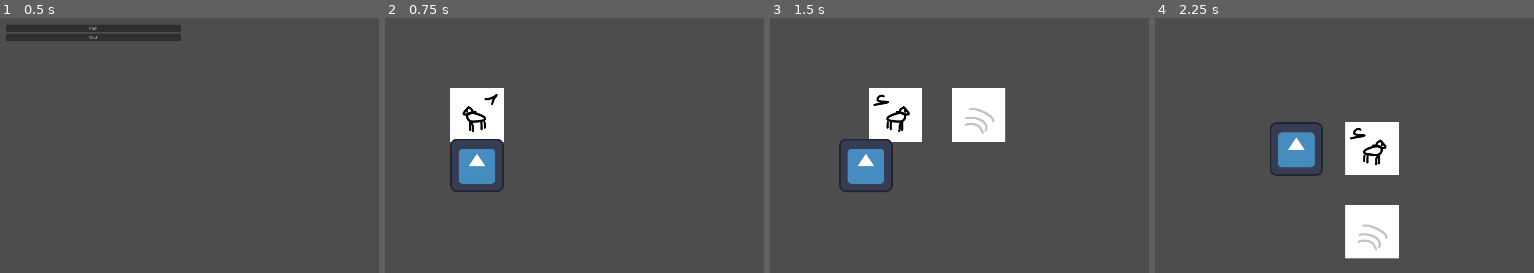
Above: before the commit, frames 1-4 (left to right).
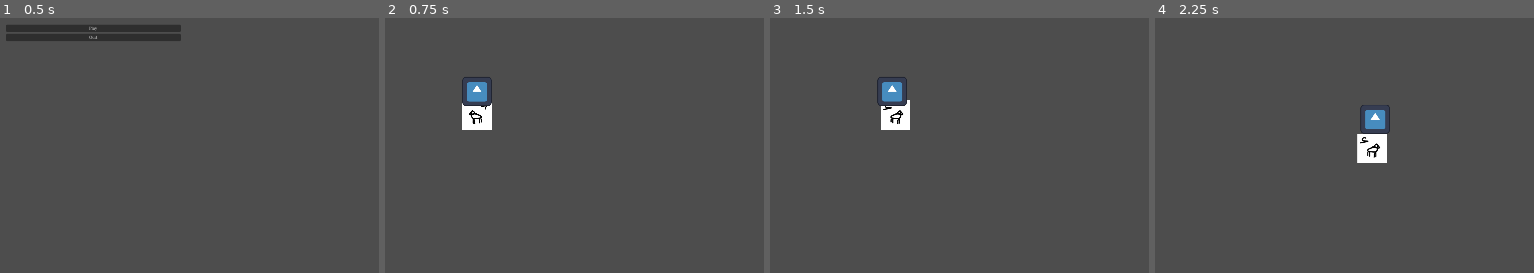
Above: after the commit, the same moments.

Repository: RobertKadak/GameCamp-2024
Game: Godot game, scene res://scenes/levels/menu.tscn
The game is run twice, just before and just after one commit, with the same random seed, the same clock (stepped at 60 frames per second) and the same inputs. Before the commit the project starts from res://Menu folder/menu.tscn. The engine's default icon, where the game draws it, is replaced by a stand-in: a white triangle on a blue panel in a dark square.
Inputs:
- Up to frame 1 (0.5 s): no input
- Up to frame 2 (0.75 s): click "Play" at 0.5 s
- Up to frame 3 (1.5 s): tap Enter at 1.25 s; hold D (move_right) from 1.28 s (still down); tap Space (attack_melee) at 1.35 s
- Up to frame 4 (2.25 s): release D (move_right) at 2.03 s; hold S (move_down) from 2.03 s (still down); tap Space (attack_melee) at 2.1 s

Frame 1 is identical in both runs. In frame 2, 4.2% of the frame differs, in the area x 17-32%, y 23-69%; in frame 3, 7.3%; in frame 4, 7.5%, in the area x 30-65%, y 34-95%.

Commit message:
Oompa Loompa``

Diff:
--- a/characters/player/player.tscn
+++ /dev/null
@@ -1,65 +0,0 @@
-[gd_scene load_steps=10 format=3 uid="uid://cjnjct76im3qy"]
-
-[ext_resource type="Script" path="res://characters/player/player.gd" id="1_cwafh"]
-[ext_resource type="Texture2D" uid="uid://s0fbcytcepcn" path="res://characters/player/player_melee_1.png" id="2_ctsnp"]
-[ext_resource type="Texture2D" uid="uid://dk6i1y2q74sli" path="res://characters/player/player_walk_1.png" id="2_o2l6d"]
-[ext_resource type="Texture2D" uid="uid://bjw1dqmpw1dj6" path="res://characters/player/player_melee_2.png" id="3_m4d4m"]
-[ext_resource type="Texture2D" uid="uid://dusmyi12gw21t" path="res://characters/player/player_walk_2.png" id="3_wjyxv"]
-
-[sub_resource type="SpriteFrames" id="SpriteFrames_wbfjh"]
-animations = [{
-"frames": [{
-"duration": 1.0,
-"texture": ExtResource("2_o2l6d")
-}, {
-"duration": 1.0,
-"texture": ExtResource("3_wjyxv")
-}],
-"loop": true,
-"name": &"walk",
-"speed": 6.0
-}]
-
-[sub_resource type="RectangleShape2D" id="RectangleShape2D_f42hs"]
-size = Vector2(128, 128)
-
-[sub_resource type="SpriteFrames" id="SpriteFrames_1hmyh"]
-animations = [{
-"frames": [{
-"duration": 1.0,
-"texture": ExtResource("2_ctsnp")
-}, {
-"duration": 1.0,
-"texture": ExtResource("3_m4d4m")
-}, {
-"duration": 1.0,
-"texture": ExtResource("2_ctsnp")
-}],
-"loop": true,
-"name": &"melee",
-"speed": 17.0
-}]
-
-[sub_resource type="RectangleShape2D" id="RectangleShape2D_ae8bp"]
-size = Vector2(128, 128)
-
-[node name="CharacterBody2D" type="CharacterBody2D"]
-script = ExtResource("1_cwafh")
-
-[node name="WalkingAnimatedSprite2D" type="AnimatedSprite2D" parent="."]
-sprite_frames = SubResource("SpriteFrames_wbfjh")
-animation = &"walk"
-frame_progress = 0.977247
-
-[node name="CollisionShape2D" type="CollisionShape2D" parent="."]
-shape = SubResource("RectangleShape2D_f42hs")
-
-[node name="Melee" type="Node2D" parent="."]
-
-[node name="MeleeAnimatedSprite2D" type="AnimatedSprite2D" parent="Melee"]
-sprite_frames = SubResource("SpriteFrames_1hmyh")
-animation = &"melee"
-frame_progress = 0.580207
-
-[node name="CollisionShape2D" type="CollisionShape2D" parent="Melee"]
-shape = SubResource("RectangleShape2D_ae8bp")
--- a/node_2d.tscn
+++ /dev/null
@@ -1,3 +0,0 @@
-[gd_scene format=3 uid="uid://m11d4m8hrlix"]
-
-[node name="Node2D" type="Node2D"]
--- a/project.godot
+++ b/project.godot
@@ -11,7 +11,7 @@
 [application]
 
 config/name="GameCamp-2024"
-run/main_scene="res://Menu folder/menu.tscn"
+run/main_scene="res://scenes/levels/menu.tscn"
 config/features=PackedStringArray("4.3", "Forward Plus")
 config/icon="res://icon.svg"
 
--- /dev/null
+++ b/scenes/components/health.tscn
@@ -0,0 +1,6 @@
+[gd_scene load_steps=2 format=3 uid="uid://dg2i7inyaqiov"]
+
+[ext_resource type="Script" path="res://scripts/component_scripts/health.gd" id="1_lxvna"]
+
+[node name="Health" type="Node2D"]
+script = ExtResource("1_lxvna")
--- /dev/null
+++ b/scenes/components/hitbox.tscn
@@ -0,0 +1,3 @@
+[gd_scene format=3 uid="uid://dl7yl4orupcnl"]
+
+[node name="Area2D" type="Area2D"]
--- /dev/null
+++ b/scenes/components/melee.tscn
@@ -0,0 +1,41 @@
+[gd_scene load_steps=8 format=3 uid="uid://c4sbkaqenf1dt"]
+
+[ext_resource type="Script" path="res://scripts/component_scripts/melee.gd" id="1_ig7o3"]
+[ext_resource type="Texture2D" uid="uid://s0fbcytcepcn" path="res://assets/player_melee_1.png" id="2_c5gay"]
+[ext_resource type="Texture2D" uid="uid://bjw1dqmpw1dj6" path="res://assets/player_melee_2.png" id="3_5h3n6"]
+[ext_resource type="PackedScene" uid="uid://dl7yl4orupcnl" path="res://scenes/components/hitbox.tscn" id="4_r1xc6"]
+[ext_resource type="Script" path="res://scripts/component_scripts/hitbox.gd" id="5_syjvp"]
+
+[sub_resource type="SpriteFrames" id="SpriteFrames_1hmyh"]
+animations = [{
+"frames": [{
+"duration": 1.0,
+"texture": ExtResource("2_c5gay")
+}, {
+"duration": 1.0,
+"texture": ExtResource("3_5h3n6")
+}, {
+"duration": 1.0,
+"texture": ExtResource("2_c5gay")
+}],
+"loop": true,
+"name": &"melee",
+"speed": 17.0
+}]
+
+[sub_resource type="RectangleShape2D" id="RectangleShape2D_d50un"]
+size = Vector2(129, 127.5)
+
+[node name="Melee" type="Node2D"]
+script = ExtResource("1_ig7o3")
+
+[node name="MeleeAnimatedSprite2D" type="AnimatedSprite2D" parent="."]
+sprite_frames = SubResource("SpriteFrames_1hmyh")
+animation = &"melee"
+frame_progress = 0.580207
+
+[node name="Area2D" parent="." instance=ExtResource("4_r1xc6")]
+script = ExtResource("5_syjvp")
+
+[node name="Hitbox" type="CollisionShape2D" parent="Area2D"]
+shape = SubResource("RectangleShape2D_d50un")
--- a/scenes/enemy.tscn
+++ /dev/null
@@ -1,17 +0,0 @@
-[gd_scene load_steps=3 format=3 uid="uid://bep843k7yixqs"]
-
-[ext_resource type="Script" path="res://scripts/enemy.gd" id="1_tmeau"]
-[ext_resource type="Texture2D" uid="uid://dw5dmyjvtghis" path="res://icon.svg" id="2_jwicp"]
-
-[node name="enemy" type="CharacterBody2D"]
-collision_layer = 2
-script = ExtResource("1_tmeau")
-
-[node name="Sprite2D" type="Sprite2D" parent="."]
-texture = ExtResource("2_jwicp")
-
-[node name="CollisionPolygon2D" type="CollisionPolygon2D" parent="."]
-polygon = PackedVector2Array(-60, -57, 61, -57, 61, 58, -59, 57)
-
-[node name="NavigationAgent2D" type="NavigationAgent2D" parent="."]
-path_postprocessing = 1
--- /dev/null
+++ b/scenes/enteties/enemy.tscn
@@ -0,0 +1,38 @@
+[gd_scene load_steps=8 format=3 uid="uid://bep843k7yixqs"]
+
+[ext_resource type="Script" path="res://scripts/entity_scripts/enemy.gd" id="1_kmofy"]
+[ext_resource type="Script" path="res://scripts/component_scripts/hitbox.gd" id="2_rqld6"]
+[ext_resource type="Texture2D" uid="uid://dw5dmyjvtghis" path="res://icon.svg" id="2_ymj8e"]
+[ext_resource type="PackedScene" uid="uid://dg2i7inyaqiov" path="res://scenes/components/health.tscn" id="3_v1yfp"]
+[ext_resource type="PackedScene" uid="uid://dl7yl4orupcnl" path="res://scenes/components/hitbox.tscn" id="4_ql7h7"]
+
+[sub_resource type="RectangleShape2D" id="RectangleShape2D_n1a7s"]
+size = Vector2(80.1136, 77.5682)
+
+[sub_resource type="RectangleShape2D" id="RectangleShape2D_0v3hb"]
+size = Vector2(166.364, 166.364)
+
+[node name="enemy" type="CharacterBody2D"]
+scale = Vector2(0.55, 0.55)
+collision_layer = 2
+script = ExtResource("1_kmofy")
+
+[node name="Shape" type="CollisionShape2D" parent="."]
+top_level = true
+shape = SubResource("RectangleShape2D_n1a7s")
+
+[node name="Sprite2D" type="Sprite2D" parent="."]
+texture = ExtResource("2_ymj8e")
+
+[node name="NavigationAgent2D" type="NavigationAgent2D" parent="."]
+path_postprocessing = 1
+
+[node name="Health" parent="." instance=ExtResource("3_v1yfp")]
+maxHealth = 10
+
+[node name="Area2D" parent="." node_paths=PackedStringArray("health") instance=ExtResource("4_ql7h7")]
+script = ExtResource("2_rqld6")
+health = NodePath("../Health")
+
+[node name="Hitbox" type="CollisionShape2D" parent="Area2D"]
+shape = SubResource("RectangleShape2D_0v3hb")
--- /dev/null
+++ b/scenes/enteties/player.tscn
@@ -0,0 +1,53 @@
+[gd_scene load_steps=11 format=3 uid="uid://cjnjct76im3qy"]
+
+[ext_resource type="Script" path="res://scripts/entity_scripts/player.gd" id="1_yastx"]
+[ext_resource type="Texture2D" uid="uid://dk6i1y2q74sli" path="res://assets/player_walk_1.png" id="2_ipeh4"]
+[ext_resource type="Texture2D" uid="uid://dusmyi12gw21t" path="res://assets/player_walk_2.png" id="3_yjjl1"]
+[ext_resource type="PackedScene" uid="uid://c4sbkaqenf1dt" path="res://scenes/components/melee.tscn" id="4_l16fv"]
+[ext_resource type="Script" path="res://scripts/component_scripts/hitbox.gd" id="4_s3wrq"]
+[ext_resource type="PackedScene" uid="uid://dg2i7inyaqiov" path="res://scenes/components/health.tscn" id="5_hqh8f"]
+[ext_resource type="PackedScene" uid="uid://dl7yl4orupcnl" path="res://scenes/components/hitbox.tscn" id="6_0xlog"]
+
+[sub_resource type="SpriteFrames" id="SpriteFrames_wbfjh"]
+animations = [{
+"frames": [{
+"duration": 1.0,
+"texture": ExtResource("2_ipeh4")
+}, {
+"duration": 1.0,
+"texture": ExtResource("3_yjjl1")
+}],
+"loop": true,
+"name": &"walk",
+"speed": 6.0
+}]
+
+[sub_resource type="RectangleShape2D" id="RectangleShape2D_f42hs"]
+size = Vector2(128, 128)
+
+[sub_resource type="RectangleShape2D" id="RectangleShape2D_kmhwu"]
+size = Vector2(135.455, 128.182)
+
+[node name="CharacterBody2D" type="CharacterBody2D"]
+scale = Vector2(0.55, 0.55)
+script = ExtResource("1_yastx")
+
+[node name="WalkingAnimatedSprite2D" type="AnimatedSprite2D" parent="."]
+sprite_frames = SubResource("SpriteFrames_wbfjh")
+animation = &"walk"
+frame_progress = 0.977247
+
+[node name="Shape" type="CollisionShape2D" parent="."]
+shape = SubResource("RectangleShape2D_f42hs")
+
+[node name="Melee" parent="." instance=ExtResource("4_l16fv")]
+visible = false
+
+[node name="Health" parent="." instance=ExtResource("5_hqh8f")]
+
+[node name="Area2D" parent="." node_paths=PackedStringArray("health") instance=ExtResource("6_0xlog")]
+script = ExtResource("4_s3wrq")
+health = NodePath("../Health")
+
+[node name="Hitbox" type="CollisionShape2D" parent="Area2D"]
+shape = SubResource("RectangleShape2D_kmhwu")
--- a/scenes/levels/level_1.tscn
+++ b/scenes/levels/level_1.tscn
@@ -1,7 +1,7 @@
 [gd_scene load_steps=6 format=3 uid="uid://cpn7jijdmky8e"]
 
-[ext_resource type="PackedScene" uid="uid://cjnjct76im3qy" path="res://characters/player/player.tscn" id="1_nkpfc"]
-[ext_resource type="PackedScene" uid="uid://bep843k7yixqs" path="res://scenes/enemy.tscn" id="2_7dsv0"]
+[ext_resource type="PackedScene" uid="uid://cjnjct76im3qy" path="res://scenes/enteties/player.tscn" id="1_nkpfc"]
+[ext_resource type="PackedScene" uid="uid://bep843k7yixqs" path="res://scenes/enteties/enemy.tscn" id="2_7dsv0"]
 
 [sub_resource type="NavigationPolygon" id="NavigationPolygon_d840p"]
 vertices = PackedVector2Array(928, 516.75, -934, 516.75, -934, -511.75, 928, -511.75)
--- a/Menu folder/menu.tscn
+++ b/scenes/levels/menu.tscn
@@ -1,6 +1,6 @@
 [gd_scene load_steps=4 format=3 uid="uid://s56frvnh6js5"]
 
-[ext_resource type="Script" path="res://Menu folder/menu.gd" id="1_wf2gv"]
+[ext_resource type="Script" path="res://scripts/level_scripts/menu.gd" id="1_wf2gv"]
 
 [sub_resource type="FontFile" id="FontFile_fbcqt"]
 cache/0/16/0/ascent = 0.0
--- a/scenes/next_level.tscn
+++ b/scenes/levels/next_level.tscn
@@ -1,6 +1,6 @@
 [gd_scene load_steps=3 format=3 uid="uid://dcybrwwl41s8p"]
 
-[ext_resource type="Script" path="res://scripts/next_level.gd" id="1_y3i32"]
+[ext_resource type="Script" path="res://scripts/level_scripts/next_level.gd" id="1_y3i32"]
 
 [sub_resource type="RectangleShape2D" id="RectangleShape2D_mo4cm"]
 
--- /dev/null
+++ b/scripts/component_scripts/attack.gd
@@ -0,0 +1,5 @@
+class_name Attack
+
+var attackDmg: int
+var knockback: int
+var attackPosition: Vector2
--- /dev/null
+++ b/scripts/component_scripts/health.gd
@@ -0,0 +1,14 @@
+extends Node2D
+class_name Health
+
+@export var maxHealth := 100
+var health : int
+
+func _ready():
+	health = maxHealth
+
+func takeDamage(attack: Attack):
+	health -= attack.attackDmgsa
+
+	if health <= 0:
+		get_parent().queue_free()
--- /dev/null
+++ b/scripts/component_scripts/hitbox.gd
@@ -0,0 +1,7 @@
+extends Area2D
+
+@export var health : Health
+
+func takeDamage(attack: Attack):
+	if health:
+		health.takeDamage(attack)
--- /dev/null
+++ b/scripts/component_scripts/melee.gd
@@ -0,0 +1,9 @@
+extends Node2D
+
+var attackDmg = 100
+
+func _on_hitbox_area_entered(area):
+	if area.has_method("takeDamage"):
+		var attack = Attack.new()
+		attack.attackDmg = attackDmg
+		area.takeDamage(attack)
--- a/scripts/enemy.gd
+++ b/scripts/entity_scripts/enemy.gd
@@ -2,7 +2,6 @@
 
 @onready var navigation_agent: NavigationAgent2D = $NavigationAgent2D
 @export var target_to_chase: CharacterBody2D
-@export var health : int = 5
 
 const speed = 180.0
 
--- a/characters/player/player.gd
+++ b/scripts/entity_scripts/player.gd
@@ -2,7 +2,6 @@
 
 
 @export var speed = 400
-@export var health = 100
 @export var melee_attack_range = 200
 
 @onready var _animated_sprite = $WalkingAnimatedSprite2D
Renamed: characters/player/player_melee_1.png -> assets/player_melee_1.png
Not shown, changed: assets/player_melee_1.png.import
Renamed: characters/player/player_melee_2.png -> assets/player_melee_2.png
Not shown, changed: assets/player_melee_2.png.import
Renamed: characters/player/player_walk_1.png -> assets/player_walk_1.png
Not shown, changed: assets/player_walk_1.png.import
Renamed: characters/player/player_walk_2.png -> assets/player_walk_2.png
Not shown, changed: assets/player_walk_2.png.import
Renamed: Menu folder/menu.gd -> scripts/level_scripts/menu.gd
Renamed: scripts/next_level.gd -> scripts/level_scripts/next_level.gd
